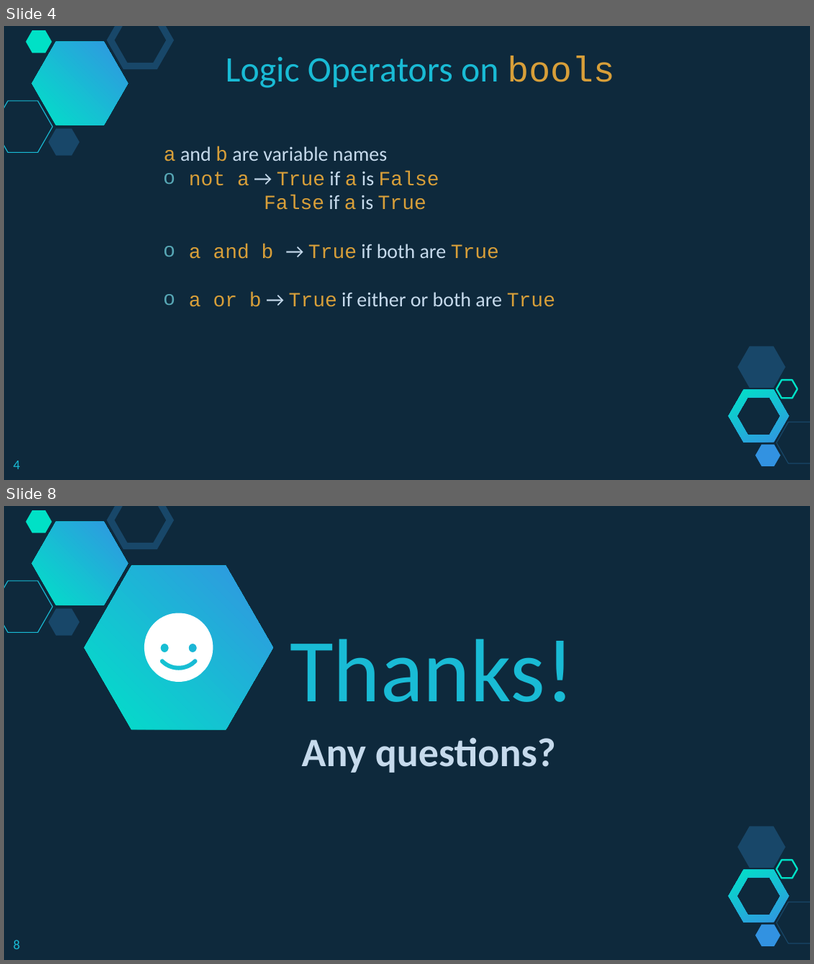
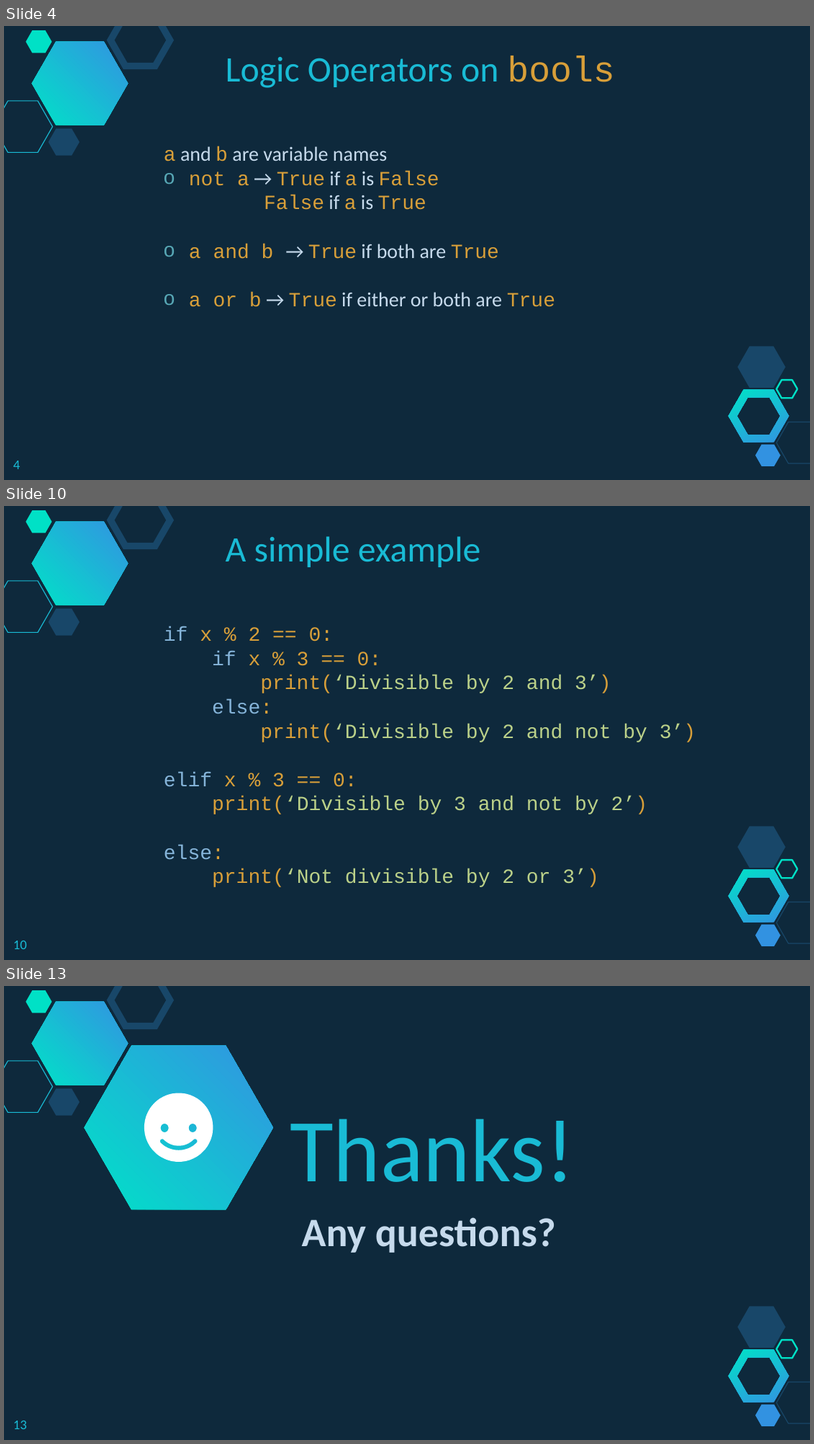
Before and after one commit to branhoff/python_class_101, a slide deck: lecture_slides/5_Python Lesson - Operators and Branching.pptx. Shown one above the other, each under a label of ours: slides 4 and 8 before the commit, slides 4, 10 and 13 after it; the slides between them are not shown. The pictures are 814x964 and 814x1444 pixels, drawn with LibreOffice and Linux fonts; fonts in the diff are those of the drawing. Boxes give left, top, right and bottom in pixels: in the first picture for what was removed or moved away, otherwise in the second. Text is boxed around its words. In the diff, an @@ line names an element or a change of style, - is before the commit and + after.

```diff
--- a/lecture_slides/5_Python Lesson - Operators and Branching.pptx
+++ b/lecture_slides/5_Python Lesson - Operators and Branching.pptx
@@ slide 10 added at [4,506,810,960], background #0E293C; not listed: 10 template elements that a slide beside it also shows @@
@@ text added at [226,536,481,567], 32 pt, text #19BBD5 @@
+A simple example
@@ text added at [164,626,696,887], 18 pt, text #BBD189 @@
+if x % 2 == 0:
+if x % 3 == 0:
+print(‘Divisible by 2 and 3’)
+else:
+print(‘Divisible by 2 and not by 3’)
+elif x % 3 == 0:
+print(‘Divisible by 3 and not by 2’)
+else:
+print(‘Not divisible by 2 or 3’)
@@ page number added at [13,940,27,949], 12 pt, text #19BBD5 @@
+10
@@ what was slide 8 is now slide 13 @@
@@ page number at [13,1420,27,1429]: text changed @@
-8
+13
```
Also in this commit, not shown: 4 slides changed, 4 other slides added, 2 other files.
